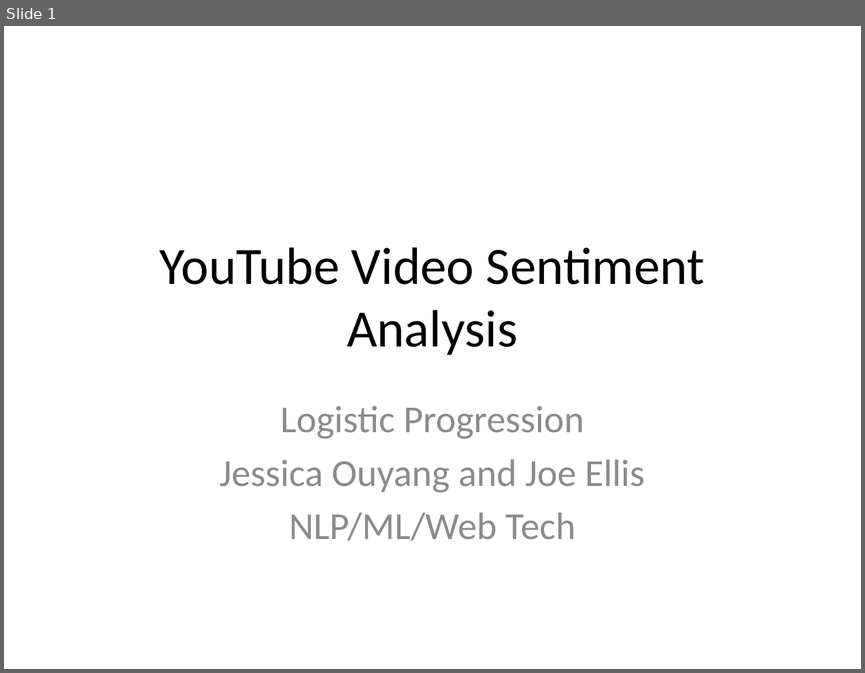
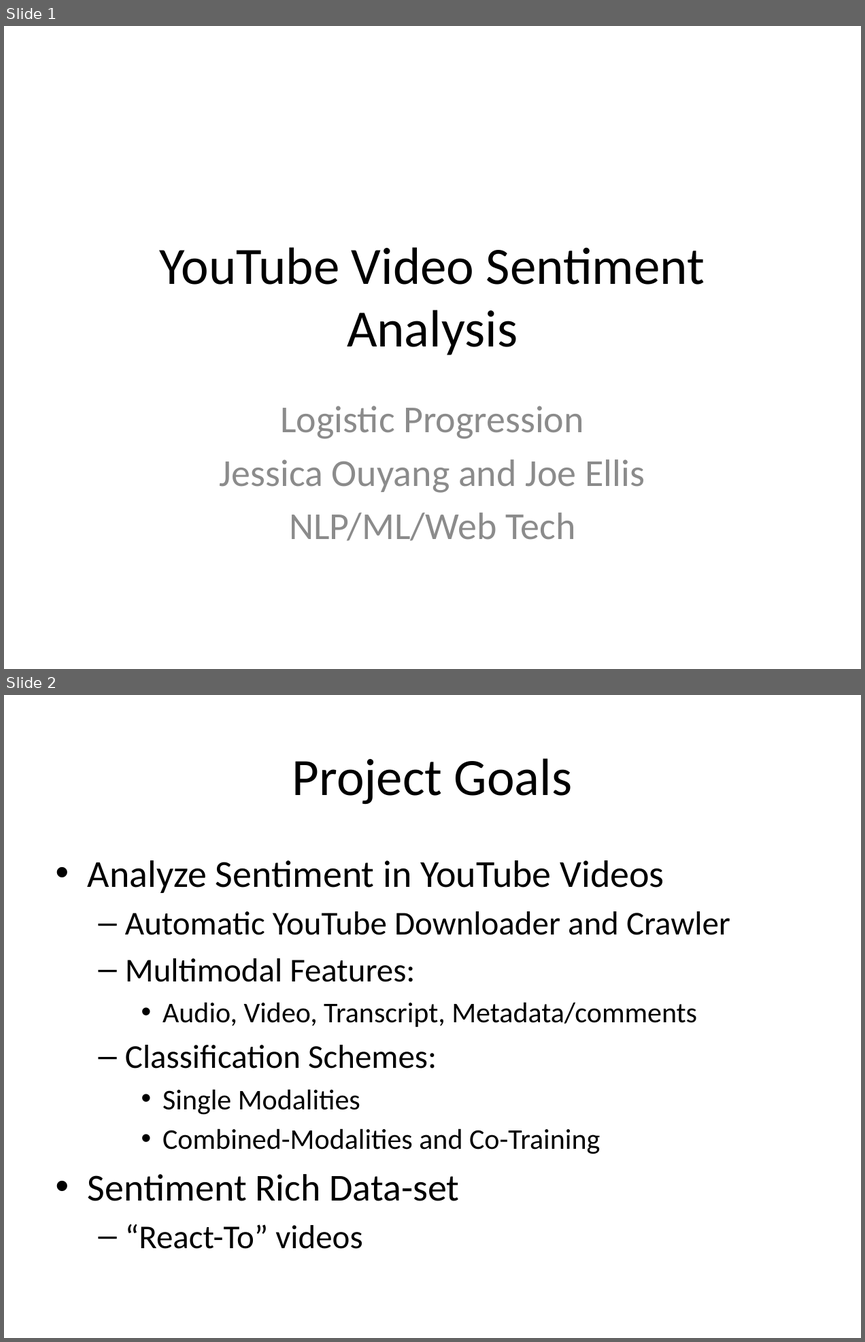
Before and after one commit to jellis505/LogisticProgression, a slide deck: Project/presentation/FinalPres.pptx. Shown one above the other, each under a label of ours: slide 1 before the commit, slides 1 and 2 after it. The pictures are 865x673 and 865x1342 pixels, drawn with LibreOffice and Linux fonts; fonts in the diff are those of the drawing. Boxes give left, top, right and bottom in pixels: in the first picture for what was removed or moved away, otherwise in the second. Text is boxed around its words. In the diff, an @@ line names an element or a change of style, - is before the commit and + after.

Commit message:
Added the presentation but still need to add video files

```diff
--- a/Project/presentation/FinalPres.pptx
+++ b/Project/presentation/FinalPres.pptx
@@ slide 2 added at [4, 695, 861, 1338], background #FFFFFF @@
@@ title added at [292, 758, 572, 804], 44 pt, text #000000 @@
+Project Goals
@@ text added at [88, 860, 730, 1249], 28 pt, text #000000 @@
+• Analyze Sentiment in YouTube Videos
+  – Automatic YouTube Downloader and Crawler
+  – Multimodal Features:
+    • Audio, Video, Transcript, Metadata/comments
+  – Classification Schemes:
+    • Single Modalities
+    • Combined-Modalities and Co-Training
+• Sentiment Rich Data-set
+  – “React-To” videos
```
Also in this commit, not shown: 7 other slides added.
